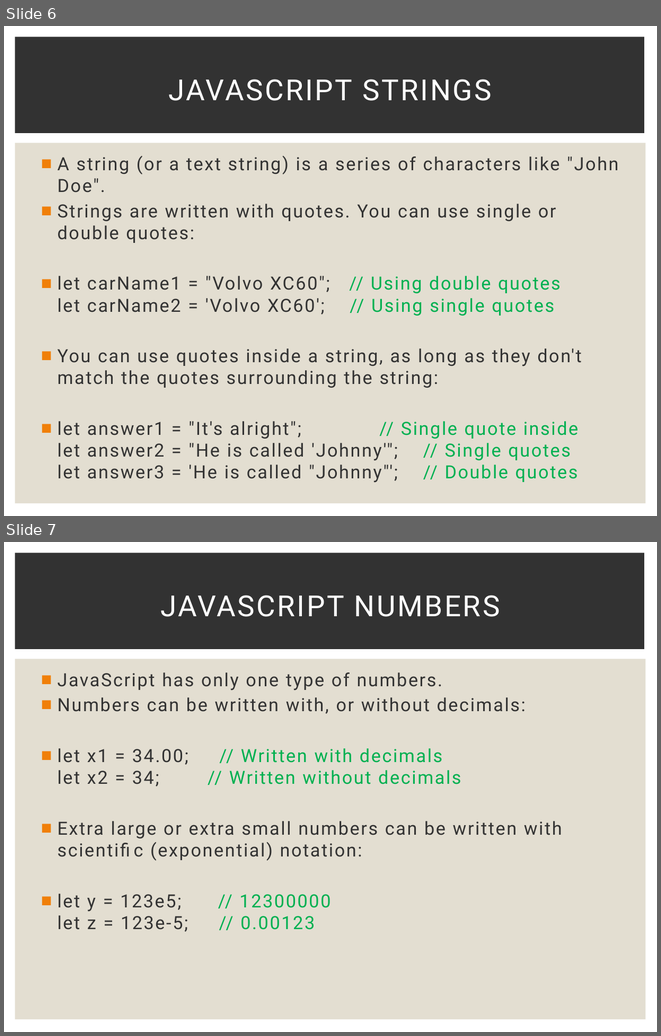
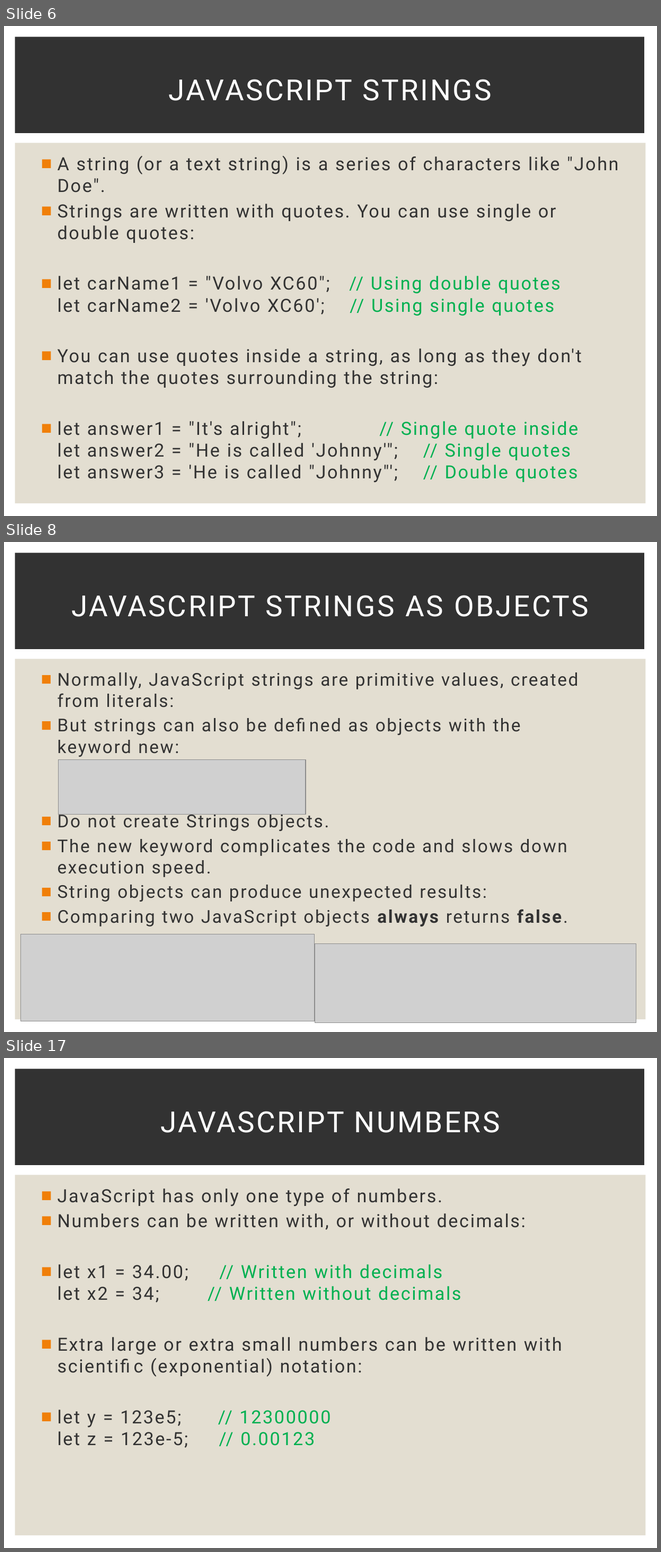
Before and after one commit to Karamihova/Fundamentals-JS, a slide deck: Programming Prep.pptx. Shown one above the other, each under a label of ours: slides 6 and 7 before the commit, slides 6, 8 and 17 after it; the slides between them are not shown. The pictures are 661x1036 and 661x1552 pixels, drawn with LibreOffice and Linux fonts; fonts in the diff are those of the drawing; grey boxes stand for pictures. Boxes give left, top, right and bottom in pixels: in the first picture for what was removed or moved away, otherwise in the second. Text is boxed around its words. In the diff, an @@ line names an element or a change of style, - is before the commit and + after.

```diff
--- a/Programming Prep.pptx
+++ b/Programming Prep.pptx
@@ slide 8 added at [4, 542, 657, 1032], background #FFFFFF; not listed: 2 template elements that a slide beside it also shows @@
@@ title added at [72, 595, 588, 617], 32 pt, text #FFFFFF @@
+JAVASCRIPT STRINGS AS OBJECTS
@@ text added at [58, 672, 578, 926], 19.5 pt, text #323232 @@
+■ Normally, JavaScript strings are primitive values, created from literals:
+■ But strings can also be defined as objects with the keyword new:
+■ Do not create Strings objects.
+■ The new keyword complicates the code and slows down execution speed.
+■ String objects can produce unexpected results:
+■ Comparing two JavaScript objects always returns false.
@@ picture added at [58, 759, 306, 814] @@
@@ picture added at [21, 934, 315, 1021] @@
@@ picture added at [315, 944, 636, 1023] @@
@@ what was slide 7 is now slide 17 @@
```
Also in this commit, not shown: 20 other slides added, 1 slide removed.
